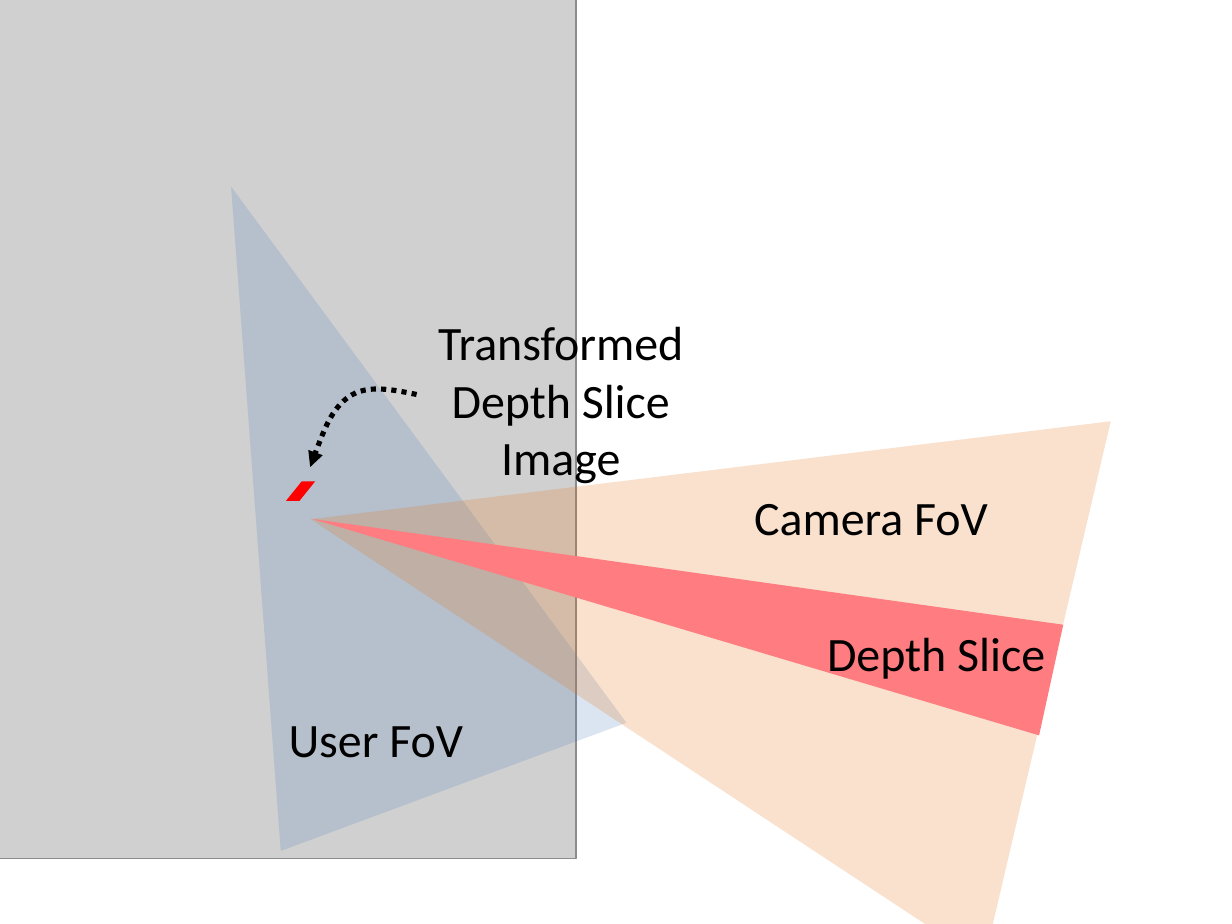
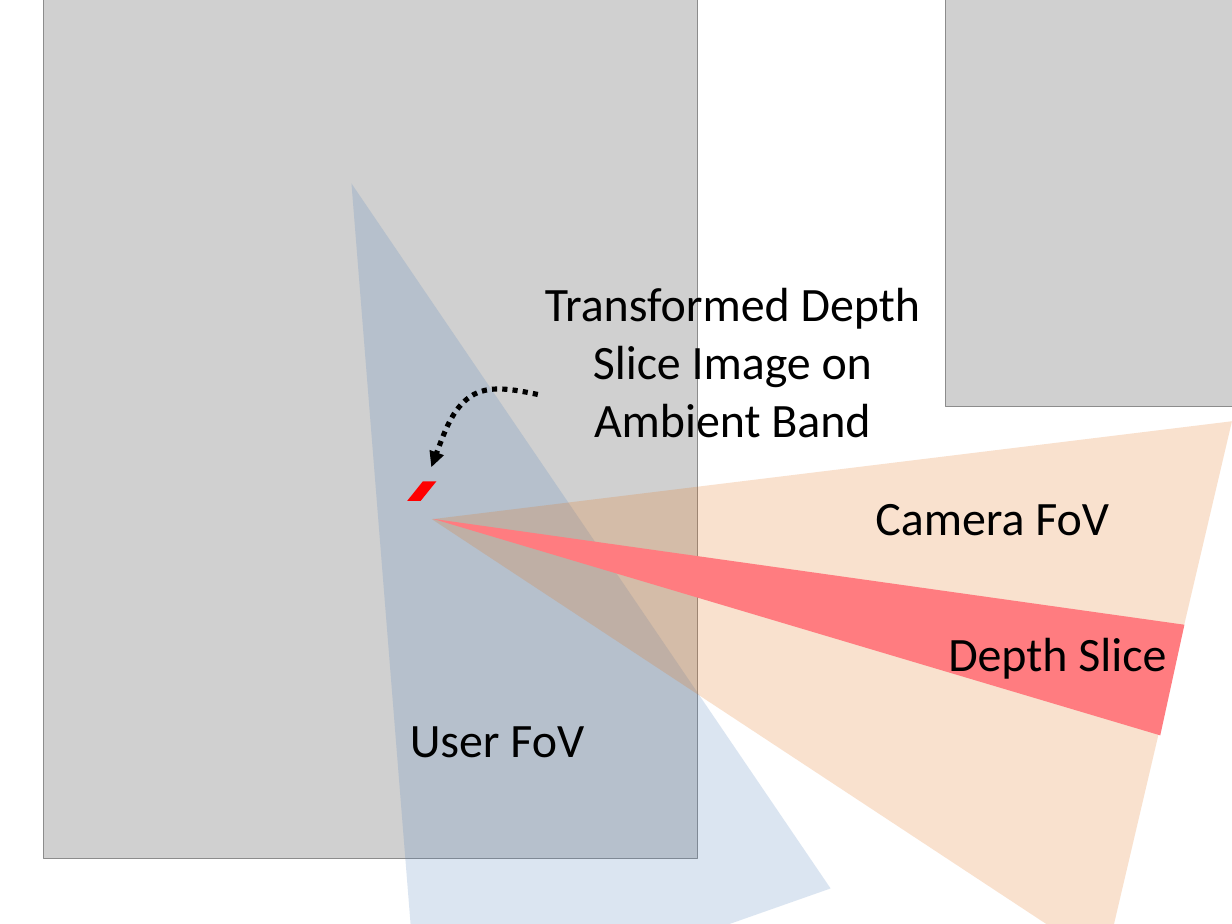
Before and after one commit to hcilab-um/CrashAlert, a slide deck: slide 9 of Docs/UIST 2012 - rejected/storyboard+images.pptx (slide 8 before the commit). Drawn at 1232x924 pixels with LibreOffice and Linux fonts; fonts in the diff are those of the drawing; grey boxes stand for pictures. Boxes give left, top, right and bottom in pixels: in the first picture for what was removed or moved away, otherwise in the second. Text is boxed around its words. In the diff, an @@ line names an element or a change of style, - is before the commit and + after.

```diff
--- a/Docs/UIST 2012 - rejected/storyboard+images.pptx
+++ b/Docs/UIST 2012 - rejected/storyboard+images.pptx
@@ picture added at [946,0,1232,407] @@
@@ triangle: place and size @@
-triangle at [58,122,626,851]
+triangle at [145,111,830,924]
@@ text at [545,281,920,448]: text changed @@
-Transformed Depth Slice Image
+Transformed Depth Slice Image on Ambient Band
@@ 3 texts, 2 triangles, 1 picture, 1 freeform shape, 1 parallelogram: place and size @@
-3 texts, 2 triangles, 1 picture, 1 freeform shape, 1 parallelogram at [0,0,1110,924]
+3 texts, 2 triangles, 1 picture, 1 freeform shape, 1 parallelogram at [43,0,1232,924]
```
Also in this commit, not shown: 10 other slides changed, 7 slides added, 2 slides removed, 15 other files.
